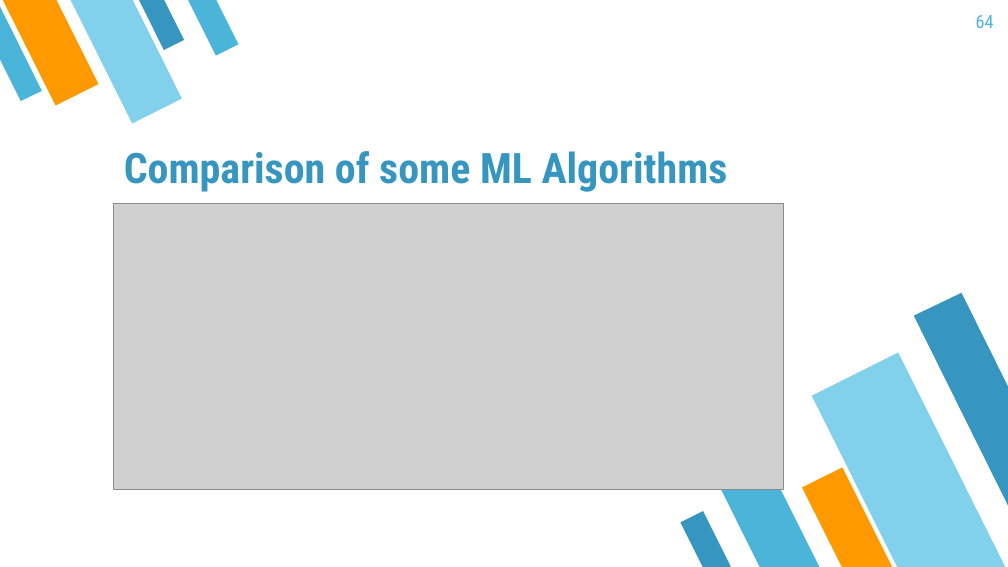
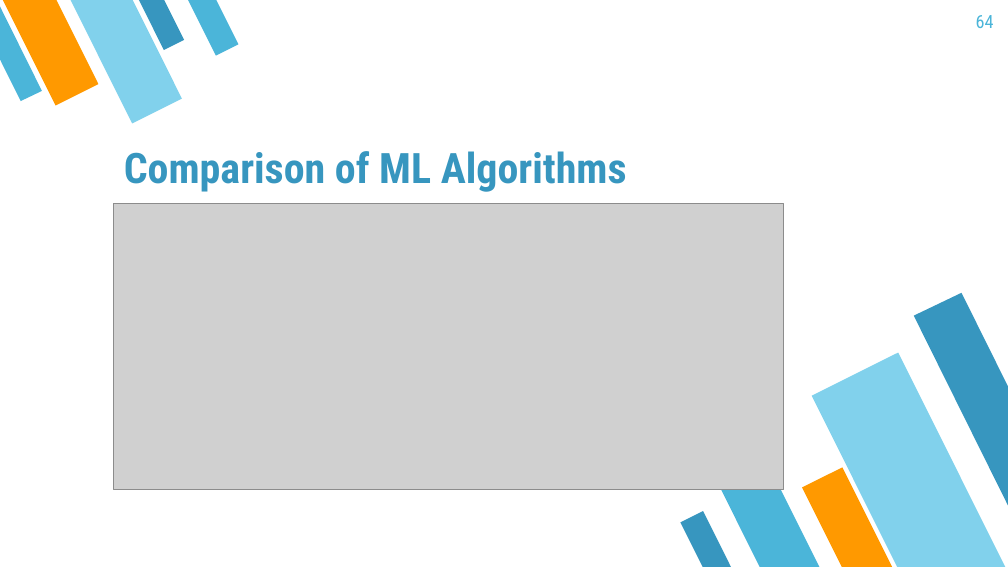
Before and after one commit to mayer79/ml_lecture, a slide deck: slide 64 of slides/ML_Lecture.pptx. Drawn at 1008x567 pixels with LibreOffice and Linux fonts; fonts in the diff are those of the drawing; grey boxes stand for pictures. Boxes give left, top, right and bottom in pixels: in the first picture for what was removed or moved away, otherwise in the second. Text is boxed around its words. In the diff, an @@ line names an element or a change of style, - is before the commit and + after.

```diff
--- a/slides/ML_Lecture.pptx
+++ b/slides/ML_Lecture.pptx
@@ title at <box>124,151,627,192</box>: text changed @@
-Comparison of some ML Algorithms
+Comparison of ML Algorithms
```
Also in this commit, not shown: 25 other slides changed, 2 other files.
